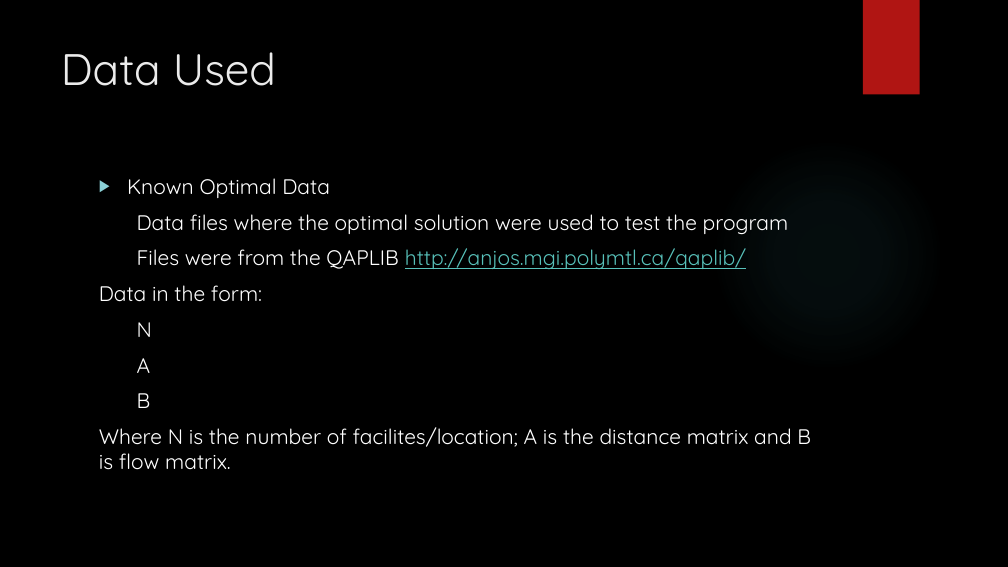
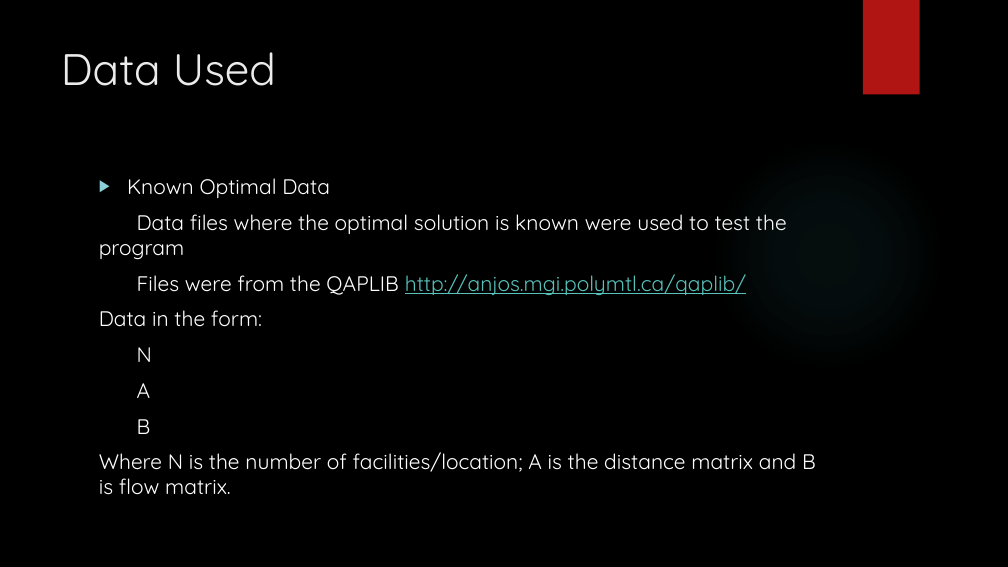
Before and after one commit to DSwikert/QuadraticAssignmentProblem, a slide deck: slide 17 of Results/QAP_PowerPoint.pptx (slide 14 before the commit). Drawn at 1008x567 pixels with LibreOffice and Linux fonts; fonts in the diff are those of the drawing; background and template pictures are left out. Boxes give left, top, right and bottom in pixels: in the first picture for what was removed or moved away, otherwise in the second. Text is boxed around its words. In the diff, an @@ line names an element or a change of style, - is before the commit and + after.

```diff
--- a/Results/QAP_PowerPoint.pptx
+++ b/Results/QAP_PowerPoint.pptx
@@ text at (99, 214, 787, 260): text changed @@
-Data files where the optimal solution were used to test the program
+Data files where the optimal solution is known were used to test the program
@@ text at (99, 452, 816, 495): text changed @@
-Where N is the number of facilites/location; A is the distance matrix and B is flow matrix.
+Where N is the number of facilities/location; A is the distance matrix and B is flow matrix.
```
Also in this commit, not shown: 2 other slides changed, 4 slides added, 3 other files.
